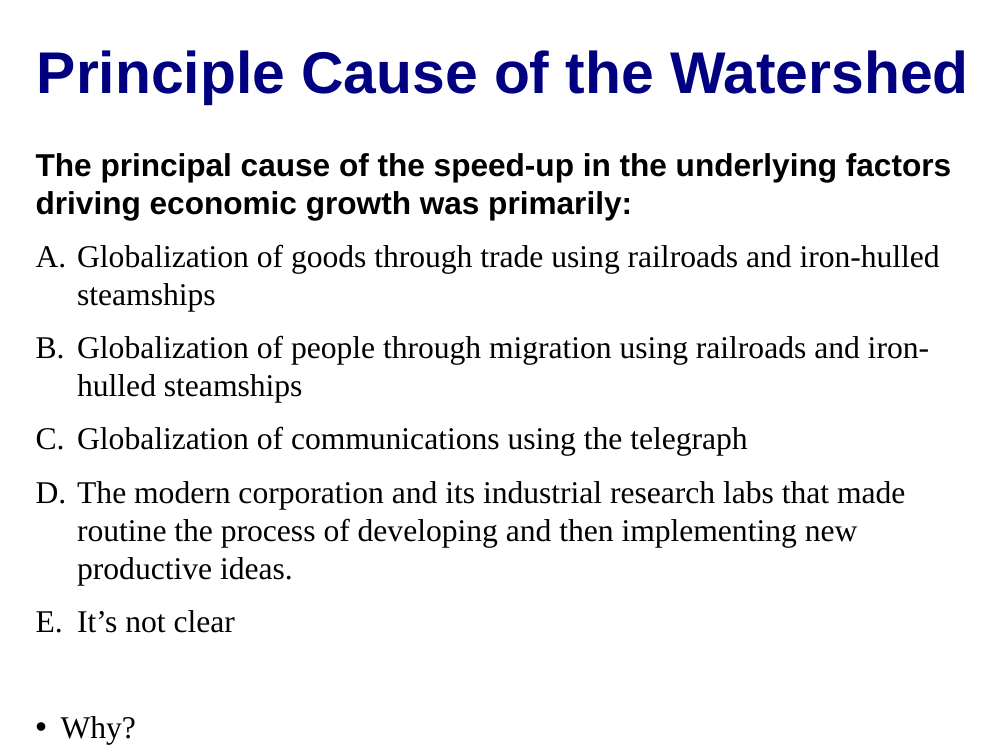
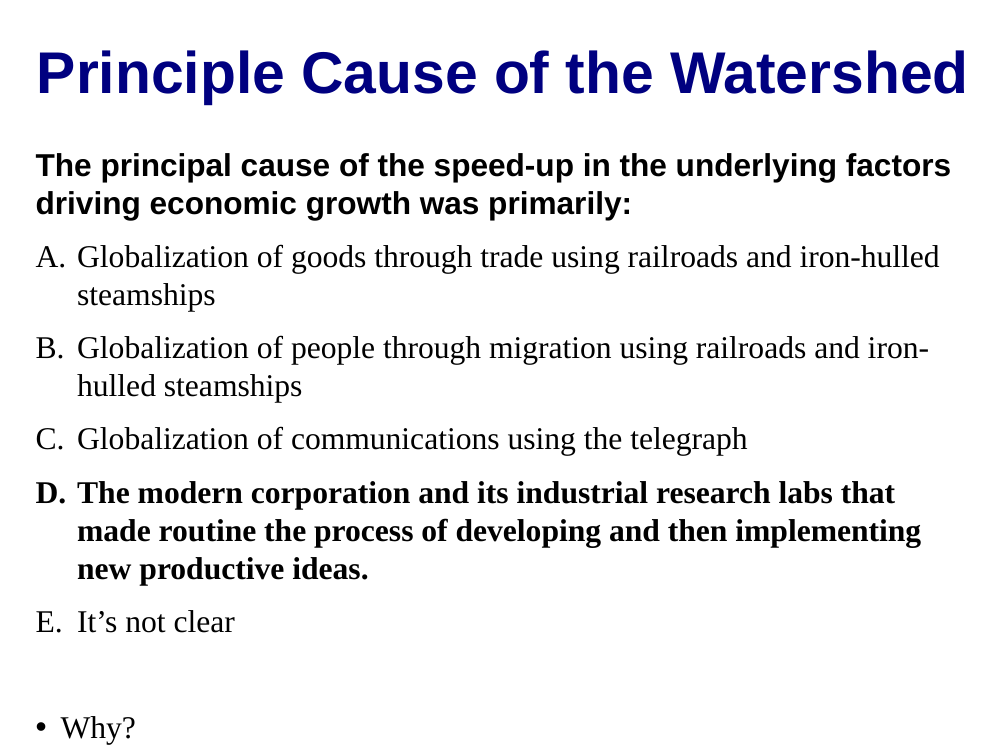
Before and after one commit to DavidLJ/public-files, a slide deck: slide 9 of econ-115-lecture-2.pptx. Drawn at 1008x756 pixels with LibreOffice and Linux fonts; fonts in the diff are those of the drawing. Boxes give left, top, right and bottom in pixels: in the first picture for what was removed or moved away, otherwise in the second. Text is boxed around its words. In the diff, an @@ line names an element or a change of style, - is before the commit and + after.

```diff
--- a/econ-115-lecture-2.pptx
+++ b/econ-115-lecture-2.pptx
@@ text at (77, 481, 921, 585): bold on in "The modern corporation and its industrial research ..." @@
```
Also in this commit, not shown: 9 other slides changed, 1 slide added.
